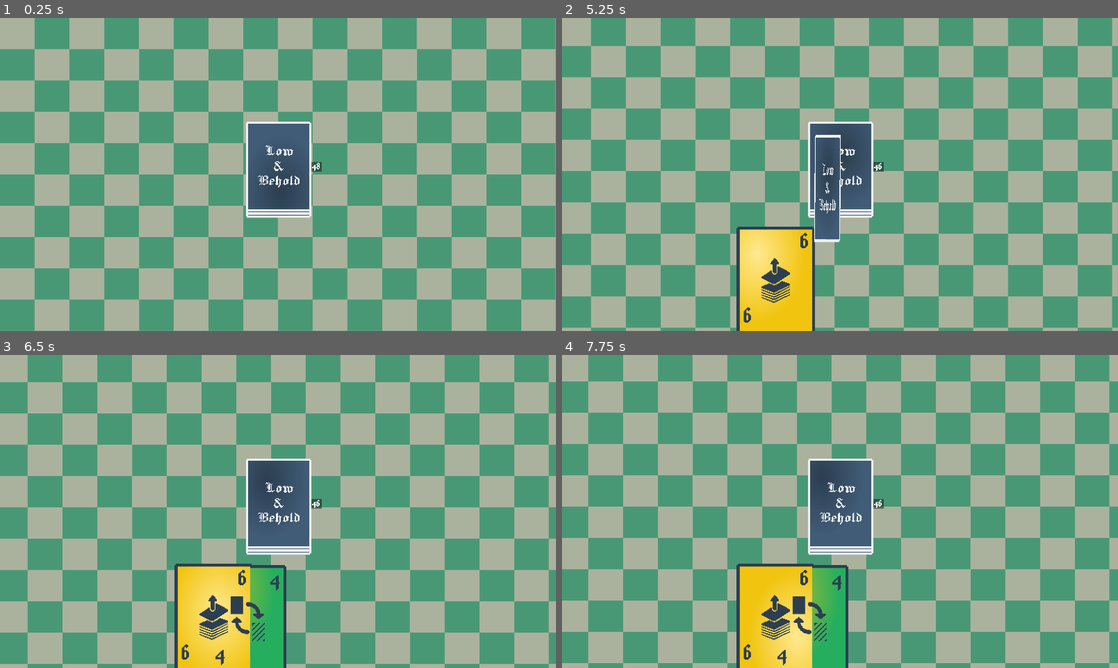
Above: before the commit, frames 1-4 (two rows, left to right).
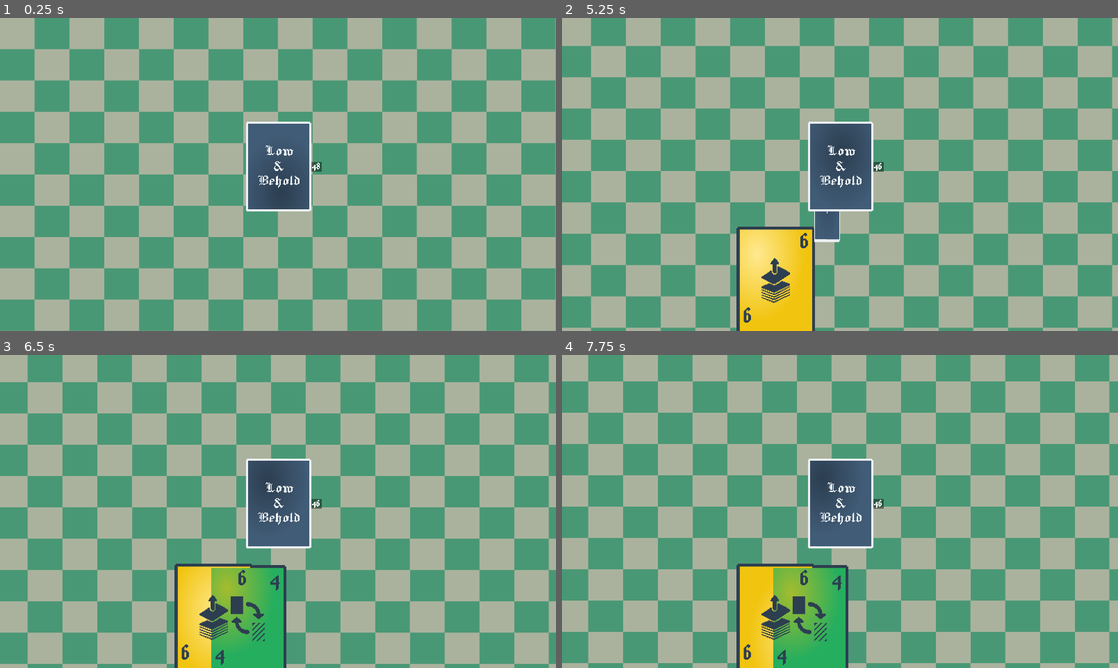
Above: after the commit, the same moments.

Repository: thomisfrank/low_and_behold
Game: Godot game, scene res://scenes/main.tscn
The game is run twice, just before and just after one commit, with the same random seed, the same clock (stepped at 60 frames per second) and the same inputs.
Inputs (mouse positions are in pixels of both pictures, inside the frame that each line leads up to):
- Up to frame 1 (0.25 s): no input
- Up to frame 2 (5.25 s): move the mouse to (828, 149) at 0.52 s; click (828, 149) at 0.67 s; move the mouse to (728, 190) at 1.27 s; click (728, 190) at 1.42 s; tap Enter at 2, 3.5 s; move the mouse to (895, 105) at 2.02 s; click (895, 105) at 2.17 s; tap Space at 2.75 s; move the mouse to (812, 237) at 2.77 s; click (812, 237) at 2.92 s; move the mouse to (1006, 221) at 3.52 s; click (1006, 221) at 3.67 s; move the mouse to (673, 127) at 4.27 s; click (673, 127) at 4.42 s; move the mouse to (867, 174) at 5.02 s; click (867, 174) at 5.17 s
- Up to frame 3 (6.5 s): move the mouse to (194, 433) at 5.77 s; click (194, 433) at 5.92 s
- Up to frame 4 (7.75 s): move the mouse to (962, 495) at 6.52 s; click (962, 495) at 6.67 s; move the mouse to (728, 527) at 7.27 s; click (728, 527) at 7.42 s

The runs differ from the first frame. In frame 1, 0.2% of the frame differs, in the area x 44-56%, y 61-64%; in frame 2, 0.4%; in frame 3, 2.0%, in the area x 38-56%, y 61-100%; in frame 4, 2.0%.

Commit message:
Remove ALL hardcoded z_index values - let natural scene order handle layering
- Removed z_index management code from GameManager.gd
- Removed z_index assignment from CardDrawAnimation.gd
- Removed z_index values from HandSlot2, HandSlot3, HandSlot4 in player_hand.tscn
- Removed z_index from Icon node in cards.tscn
- Removed z_index from backgrounds in main.tscn
- Let Godot's natural node tree order handle all layering automatically
- Cleaner approach without z_index conflicts or management complexity

Diff:
--- a/scenes/cards.tscn
+++ b/scenes/cards.tscn
@@ -34,7 +34,6 @@
 grow_vertical = 2
 
 [node name="Icon" type="TextureRect" parent="Icon"]
-z_index = 10
 layout_mode = 2
 size_flags_horizontal = 4
 size_flags_vertical = 4
--- a/scenes/main.tscn
+++ b/scenes/main.tscn
@@ -18,7 +18,6 @@
 metadata/_edit_horizontal_guides_ = [849.0, 190.0]
 
 [node name="backgrounds" parent="." instance=ExtResource("1_o5qli")]
-z_index = -100
 
 [node name="Deck" parent="." instance=ExtResource("4_jyhfs")]
 anchors_preset = 0
--- a/scenes/player_hand.tscn
+++ b/scenes/player_hand.tscn
@@ -24,7 +24,6 @@
 
 [node name="HandSlot2" parent="." instance=ExtResource("1_4moqc")]
 unique_name_in_owner = true
-z_index = -20
 layout_mode = 1
 anchors_preset = -1
 anchor_left = 0.21458334
@@ -35,7 +34,6 @@
 
 [node name="HandSlot3" parent="." instance=ExtResource("1_4moqc")]
 unique_name_in_owner = true
-z_index = -40
 layout_mode = 1
 anchors_preset = -1
 anchor_left = 0.328125
@@ -46,7 +44,6 @@
 
 [node name="HandSlot4" parent="." instance=ExtResource("1_4moqc")]
 unique_name_in_owner = true
-z_index = -60
 layout_mode = 1
 anchors_preset = -1
 anchor_left = 0.45104167
--- a/scripts/CardDrawAnimation.gd
+++ b/scripts/CardDrawAnimation.gd
@@ -57,8 +57,7 @@
 	animating_card.rotation_degrees = 0
 	# Start with the starting scale, not the target scale
 	animating_card.scale = start_scale
-	# Put the animated card above everything else
-	animating_card.z_index = 100
+	# No z_index needed with CanvasLayer approach
 	print("[CardDrawAnimation] Card starting at scale: ", start_scale, " will animate to: ", target_scale)
 
 	# Initially show card back (will flip to reveal the actual card)
--- a/scripts/GameManager.gd
+++ b/scripts/GameManager.gd
@@ -20,12 +20,6 @@
 @export var card_final_scale: Vector2 = Vector2(0.8, 0.8)
 
 var _hand_index: int = 0
-var _last_card_z_index: int = 10  # Track the z_index of the last placed card - start high so cards are above hand slots
-
-# Get the next z_index for a card (each new card goes behind the previous one)
-func get_next_card_z_index() -> int:
-	_last_card_z_index -= 1  # Each new card goes behind the previous one
-	return _last_card_z_index
 
 
 func _ready():
@@ -213,11 +207,9 @@
 # Called when card draw animation finishes
 func _on_card_animation_finished(animated_card: Control, _drawn_card_data: CustomCardData, _target_slot: Node):
 	# The animated card is already in the correct position and showing the right data
-	# Set proper z_index - each new card goes behind the previous one
 	if animated_card:
 		animated_card.visible = true
-		animated_card.z_index = get_next_card_z_index()
-
-	if debug_logging:
-		var z_value = animated_card.z_index if animated_card else -1
-		print("[GM] Card animation finished and placed in hand slot with z_index: ", z_value)
+		# No z_index management needed with CanvasLayer approach
+
+	if debug_logging:
+		print("[GM] Card animation finished and placed in hand slot")
